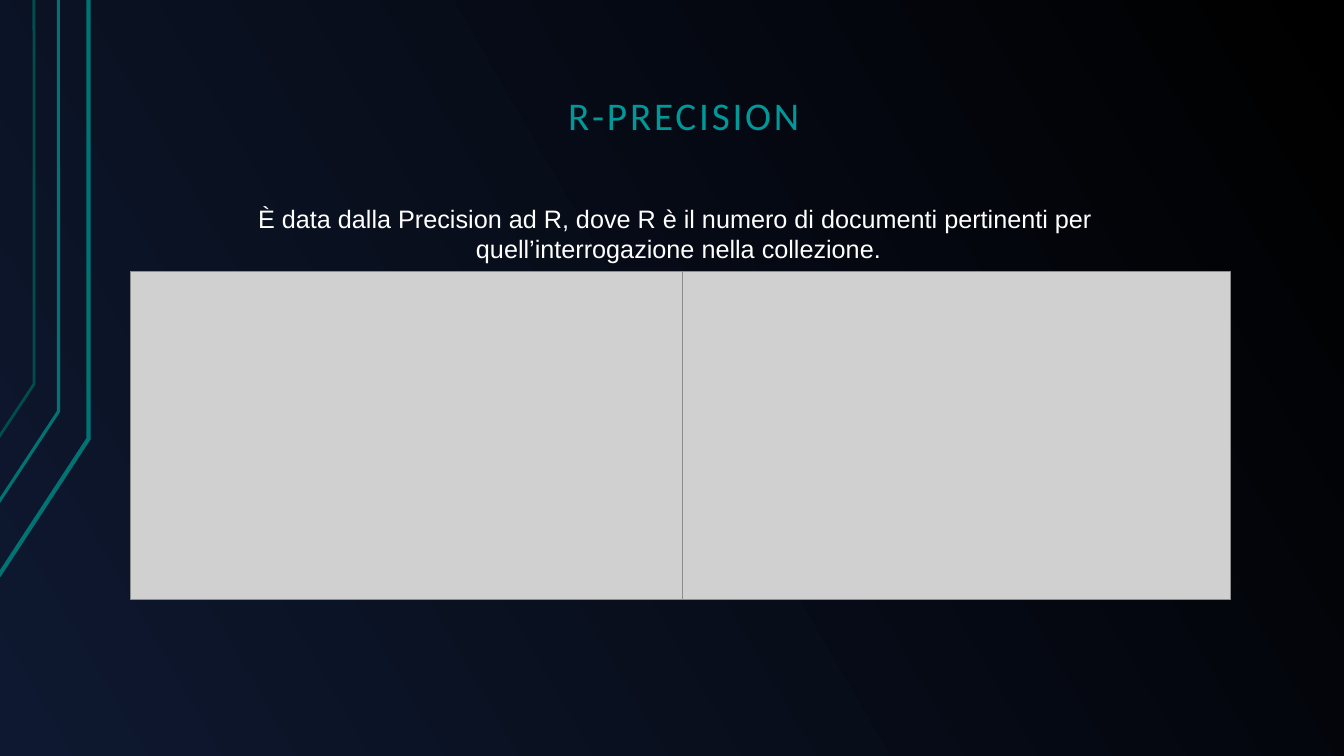
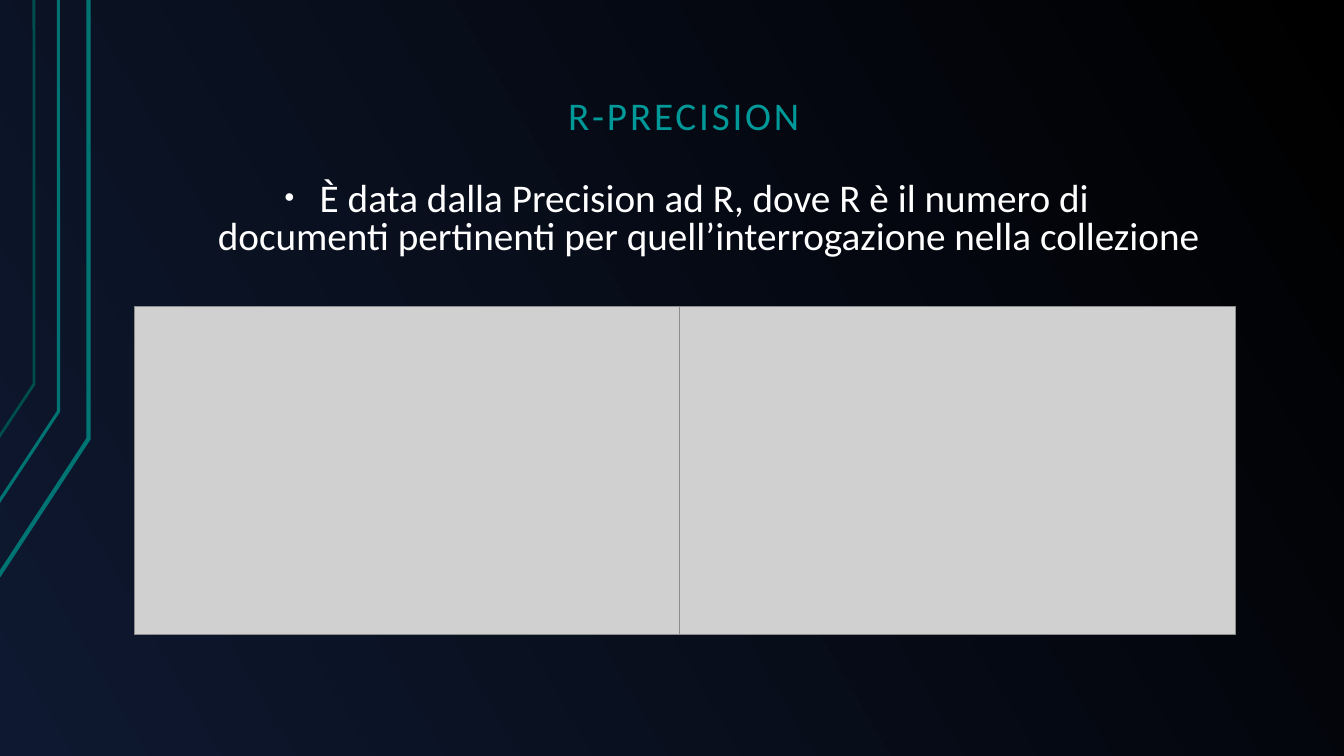
Before and after one commit to GreRagu/ProgettoGavi, a slide deck: slide 19 of Hegregio.odp (slide 20 before the commit). Drawn at 1344x756 pixels with LibreOffice and Linux fonts; fonts in the diff are those of the drawing; grey boxes stand for pictures. Boxes give left, top, right and bottom in pixels: in the first picture for what was removed or moved away, otherwise in the second. Text is boxed around its words. In the diff, an @@ line names an element or a change of style, - is before the commit and + after.

```diff
--- a/Hegregio.odp
+++ b/Hegregio.odp
@@ text at (218, 179, 1199, 257): text changed; size 18 to 28 pt; font Arial to Calibri @@
-È data dalla Precision ad R, dove R è il numero di documenti pertinenti per
-quell’interrogazione nella collezione.
+● È data dalla Precision ad R, dove R è il numero di
+  documenti pertinenti per quell’interrogazione nella collezione
@@ picture: place and size @@
-picture at (130, 271, 683, 599)
+picture at (135, 307, 688, 634)
@@ picture: place and size @@
-picture at (683, 271, 1230, 600)
+picture at (680, 307, 1235, 635)
```
Also in this commit, not shown: 4 other slides changed, 3 slides added, 4 slides removed, 1 other file.
